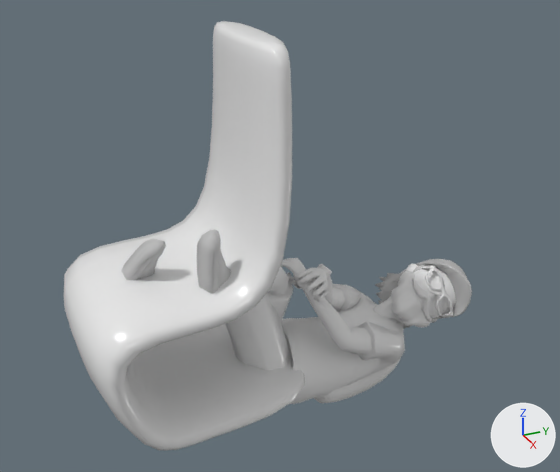
Renders of the glTF model models/core_building/CatGuy.glb from each side of a commit.
Camera for both pictures: a camera (50 mm lens) standing at (2.56, -0.49, 1.83) and looking at (-0.07, 0.69, 0.51). The axes (+X, +Y, +Z) are drawn at lower right. The lights are the same throughout. Where no turn or scale is listed for an object, it has been applied to the vertices. Vertices at the same position are counted once.

Before the edit, the objects in view are built like this:
```python
ob_chair1 = bpy.data.objects.new('chair1', me_chair1)
ob_chair1.location = (0.002, 0.471, 0.195)
ob_m_feet_citysneakers_001 = bpy.data.objects.new('M_Feet_CitySneakers.001', me_m_feet_citysneakers_001)
ob_m_feet_citysneakers_001.location = (0.0, 0.0, 0.0)
ob_m_hat_colorhat_001 = bpy.data.objects.new('M_Hat_ColorHat.001', me_m_hat_colorhat_001)
ob_m_hat_colorhat_001.location = (0.0, 0.0, 0.0)
ob_m_head_basemesh_001 = bpy.data.objects.new('M_Head_BaseMesh.001', me_m_head_basemesh_001)
ob_m_head_basemesh_001.location = (0.0, 0.0, 0.0)
ob_m_head_basemesh_002 = bpy.data.objects.new('M_Head_BaseMesh.002', me_m_head_basemesh_002)
ob_m_head_basemesh_002.location = (0.0, 0.0, 0.0)
ob_m_lbody_basemesh_002 = bpy.data.objects.new('M_lBody_BaseMesh.002', me_m_lbody_basemesh_002)
ob_m_lbody_basemesh_002.location = (0.0, 0.0, 0.0)
ob_m_mask_eyes_001 = bpy.data.objects.new('M_Mask_Eyes.001', me_m_mask_eyes_001)
ob_m_mask_eyes_001.location = (0.0, 0.0, 0.0)
ob_m_mask_mouth_001 = bpy.data.objects.new('M_Mask_Mouth.001', me_m_mask_mouth_001)
ob_m_mask_mouth_001.location = (0.0, 0.0, 0.0)
ob_m_ubody_ethermon_001 = bpy.data.objects.new('M_uBody_Ethermon.001', me_m_ubody_ethermon_001)
ob_m_ubody_ethermon_001.location = (0.0, 0.0, 0.0)
# also in view: 'mesh0.002' at (-0.02, 1.33, 0.11)
```
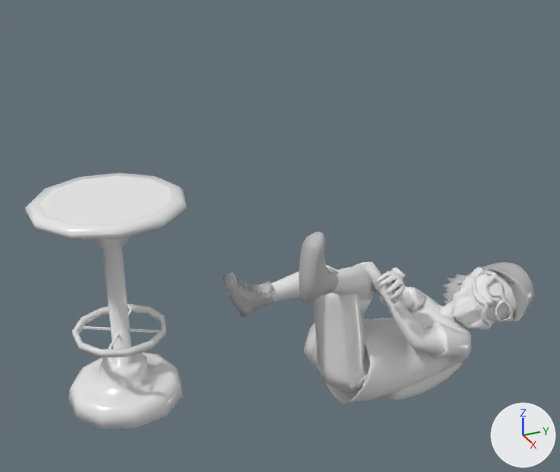
Changed parts and their boxes [x1, y1, x2, y2] in the pictures (560 x 472 px; the box of a moved part takes in the faces that stretch with it):
'chair1', deleted: before [63, 21, 305, 451]
'Cylinder.036', added: after [25, 173, 186, 429]
'M_uBody_Ethermon.001', reshaped: before [281, 258, 405, 404]; after [325, 262, 472, 405]
'M_lBody_BaseMesh.002', reshaped: before [225, 266, 306, 370]; after [270, 265, 381, 393]
'M_Feet_CitySneakers.001', reshaped: before [121, 230, 231, 294]; after [223, 232, 339, 317]
'M_Head_BaseMesh.001', reshaped: before [391, 271, 432, 328]; after [452, 276, 494, 330]
'M_Hat_ColorHat.001', reshaped (7% narrower): before [416, 259, 472, 319]; after [482, 262, 534, 321]
'M_Mask_Eyes.001', reshaped: before [419, 268, 456, 318]; after [480, 272, 517, 322]
'mesh0.002', reshaped: before [375, 265, 440, 329]; after [442, 269, 489, 329]
'M_Head_BaseMesh.002', reshaped (6% shorter): before [372, 264, 437, 325]; after [438, 267, 502, 324]
'F_Eyewear_BlackSunglasses.002', reshaped (12% narrower): before [421, 266, 453, 318]; after [485, 271, 513, 322]
'M_Mask_Mouth.001', reshaped (10% narrower): before [412, 278, 431, 321]; after [473, 284, 490, 325]
'M_Mask_Mouth.002', reshaped: before [416, 280, 434, 315]; after [475, 286, 493, 319]
part 6 of me_m_feet_citysneakers_001, moved or reshaped: before [197, 230, 231, 294]; after [299, 232, 339, 303]
part 7 of me_m_feet_citysneakers_001, moved or reshaped: before [121, 239, 166, 280]; after [223, 272, 274, 317]

The change, as a list of edits to the scene's bpy script:
```text
Change me_m_head_basemesh_001:
    where me_m_head_basemesh_001.from_pydata(...)  # 308 vertices, 612 faces; spans x -0.028..0.165, y 1.145..1.358, z 0.029..0.265
    me_m_head_basemesh_001 part 1: the whole mesh is multiplied about its middle by the matrix ((0.971, 0.237, 0.032), (-0.23, 0.964, -0.135), (-0.063, 0.124, 0.99)), then moved by (-0.002, 0.343, -0.098)
Change me_m_lbody_basemesh_002:
    remove me_m_lbody_basemesh_002.from_pydata(...)  # 282 vertices, 548 faces; spans x -0.194..0.243, y 0.113..0.731, z -0.167..0.542
    add me_m_lbody_basemesh_002.from_pydata(...)  # 282 vertices, 548 faces; spans x -0.194..0.247, y 0.552..1.096, z -0.26..0.459
    me_m_lbody_basemesh_002 part 2: 282 of 282 vertices moved; they spanned x -0.194..0.243, y 0.113..0.731, z -0.167..0.542 and now span x -0.194..0.247, y 0.552..1.096, z -0.26..0.459; mean shift (0.004, 0.39, -0.092); largest move (0.022, 0.113, 0.417) -> (0.067, 0.568, 0.292)
Change me_m_ubody_ethermon_001:
    remove me_m_ubody_ethermon_001.from_pydata(...)  # 830 vertices, 1656 faces; spans x -0.228..0.266, y 0.566..1.235, z -0.281..0.438
    add me_m_ubody_ethermon_001.from_pydata(...)  # 830 vertices, 1656 faces; spans x -0.228..0.266, y 0.928..1.597, z -0.374..0.345
    me_m_ubody_ethermon_001 part 3: 830 of 830 vertices moved; they spanned x -0.228..0.266, y 0.566..1.235, z -0.281..0.438 and now span x -0.228..0.266, y 0.928..1.597, z -0.374..0.345; mean shift (0.0, 0.362, -0.093); largest move (0.081, 0.664, 0.132) -> (0.081, 1.025, 0.037)
Change me_m_mask_mouth_001:
    where me_m_mask_mouth_001.from_pydata(...)  # 207 vertices, 410 faces; spans x 0.061..0.171, y 1.251..1.304, z 0.087..0.263
    me_m_mask_mouth_001 part 4: the whole mesh is multiplied about its middle by the matrix ((0.971, 0.237, 0.032), (-0.23, 0.964, -0.135), (-0.063, 0.124, 0.99)), then moved by (0.004, 0.327, -0.098)
Change me_m_mask_eyes_001:
    where me_m_mask_eyes_001.from_pydata(...)  # 70 vertices, 116 faces; spans x 0.011..0.166, y 1.294..1.439, z 0.071..0.284
    me_m_mask_eyes_001 part 5: the whole mesh is multiplied about its middle by the matrix ((0.971, 0.237, 0.032), (-0.23, 0.964, -0.135), (-0.063, 0.124, 0.99)), then moved by (0.026, 0.33, -0.085)
Change me_m_feet_citysneakers_001:
    remove me_m_feet_citysneakers_001.from_pydata(...)  # 1112 vertices, 2260 faces; spans x -0.032..0.287, y 0.0..0.422, z 0.401..0.731
    add me_m_feet_citysneakers_001.from_pydata(...)  # 1112 vertices, 2260 faces; spans x -0.005..0.29, y 0.392..0.817, z 0.237..0.651
    me_m_feet_citysneakers_001 part 6: the loose piece of 556 vertices spanning x 0.159..0.287, y 0.247..0.422, z 0.446..0.731 is multiplied about its middle by the matrix ((1.0, 0.009, 0.011), (-0.009, 0.998, 0.068), (-0.01, -0.068, 0.998)), then moved by (0.004, 0.398, -0.082)
    me_m_feet_citysneakers_001 part 7: 556 of 1112 vertices moved; they spanned x -0.032..0.144, y 0.0..0.184, z 0.401..0.674 and now span x -0.005..0.138, y 0.392..0.612, z 0.237..0.492; mean shift (0.017, 0.368, -0.169); largest move (-0.011, 0.0, 0.458) -> (0.012, 0.488, 0.237)
Change me_m_head_basemesh_002:
    remove me_m_head_basemesh_002.from_pydata(...)  # 275 vertices, 546 faces; spans x -0.129..0.156, y 1.096..1.552, z -0.003..0.276
    add me_m_head_basemesh_002.from_pydata(...)  # 275 vertices, 546 faces; spans x -0.093..0.192, y 1.458..1.902, z -0.096..0.202
    me_m_head_basemesh_002 part 8: 275 of 275 vertices moved; they spanned x -0.129..0.156, y 1.096..1.552, z -0.003..0.276 and now span x -0.093..0.192, y 1.458..1.902, z -0.096..0.202; mean shift (0.021, 0.346, -0.084); largest move (-0.114, 1.412, 0.074) -> (-0.075, 1.801, 0.008)
Change me_f_eyewear_blacksunglasses_002:
    where me_f_eyewear_blacksunglasses_002.from_pydata(...)  # 244 vertices, 414 faces; spans x -0.064..0.182, y 1.307..1.414, z 0.018..0.301
    me_f_eyewear_blacksunglasses_002 part 9: the whole mesh is multiplied about its middle by the matrix ((0.971, 0.237, 0.032), (-0.23, 0.964, -0.135), (-0.063, 0.124, 0.99)), then moved by (0.025, 0.339, -0.084)
Change me_m_hat_colorhat_001:
    where me_m_hat_colorhat_001.from_pydata(...)  # 236 vertices, 452 faces; spans x -0.148..0.253, y 1.362..1.571, z -0.007..0.333
    me_m_hat_colorhat_001 part 10: the whole mesh is multiplied about its middle by the matrix ((0.971, 0.237, 0.032), (-0.23, 0.964, -0.135), (-0.063, 0.124, 0.99)), then moved by (0.05, 0.336, -0.071)
Change me_mesh0_002:
    where me_mesh0_002.from_pydata(...)  # 126 vertices, 218 faces; spans x -0.146..0.112, y 1.175..1.483, z -0.058..0.269
    me_mesh0_002 part 11: the whole mesh is multiplied about its middle by the matrix ((0.971, 0.237, 0.032), (-0.23, 0.964, -0.135), (-0.063, 0.124, 0.99)), then moved by (0.018, 0.365, -0.083)
Change me_m_mask_mouth_002:
    where me_m_mask_mouth_002.from_pydata(...)  # 27 vertices, 36 faces; spans x 0.0749..0.1542, y 1.2236..1.3263, z 0.1103..0.2494
    me_m_mask_mouth_002 part 12: the whole mesh is multiplied about its middle by the matrix ((0.971, 0.237, 0.032), (-0.23, 0.964, -0.135), (-0.063, 0.124, 0.99)), then moved by (0.0034, 0.3266, -0.0983)
Remove ob_chair1:
    ob_chair1 = bpy.data.objects.new('chair1', me_chair1)
Add ob_cylinder_036:
    ob_cylinder_036 = bpy.data.objects.new('Cylinder.036', me_cylinder_036)  # 258 vertices, 504 faces; spans x -0.275..0.279, y -0.272..0.279, z -0.011..0.816; in mat_atlasmetal (its picture is missing), mat_floor_wood (its picture is missing)
    ob_cylinder_036.location = (0.0, 0.0, 0.0)
```
